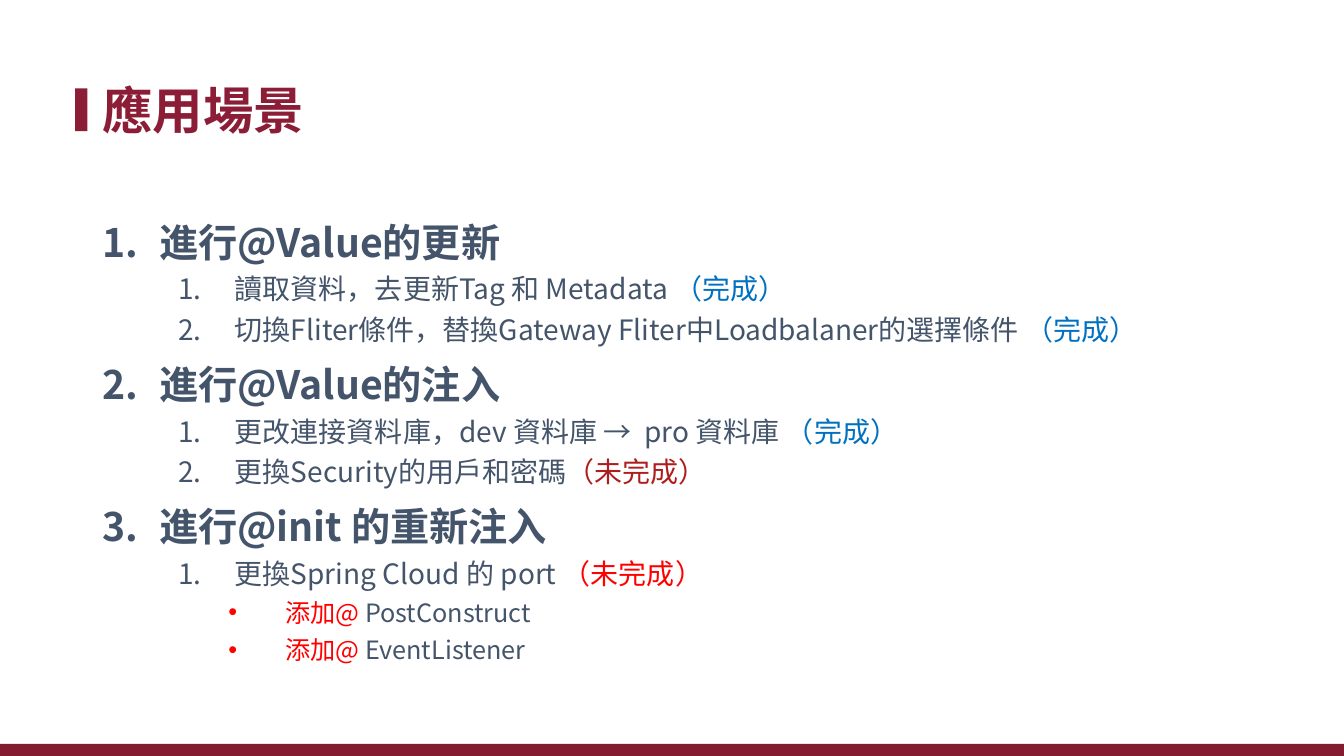
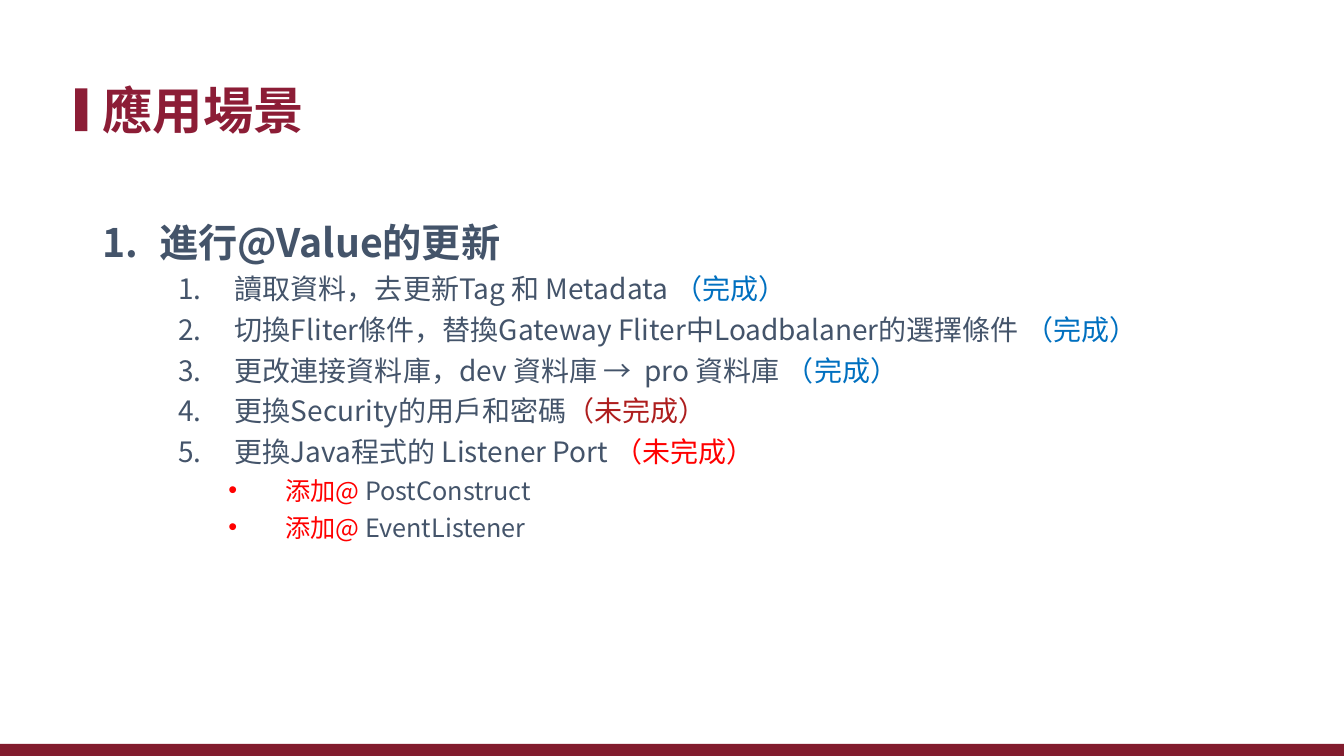
Before and after one commit to xiauchen/4__ConfigAndConsul, a slide deck: slide 34 of 空白PPT.pptx (slide 33 before the commit). Drawn at 1344x756 pixels with LibreOffice and Linux fonts; fonts in the diff are those of the drawing; background and template pictures are left out. Boxes give left, top, right and bottom in pixels: in the first picture for what was removed or moved away, otherwise in the second. Text is boxed around its words. In the diff, an @@ line names an element or a change of style, - is before the commit and + after.

```diff
--- a/空白PPT.pptx
+++ b/空白PPT.pptx
@@ text at (159, 365, 500, 407): paragraph removed @@
-2. 進行@Value的注入
@@ text at (235, 438, 755, 465): text changed @@
-3. 進行@init 的重新注入
-  1. 更換Spring Cloud 的 port （未完成）
+  5. 更換Java程式的 Listener Port （未完成）
```
Also in this commit, not shown: 4 other slides changed, 3 slides added, 1 slide removed, 7 other files.
